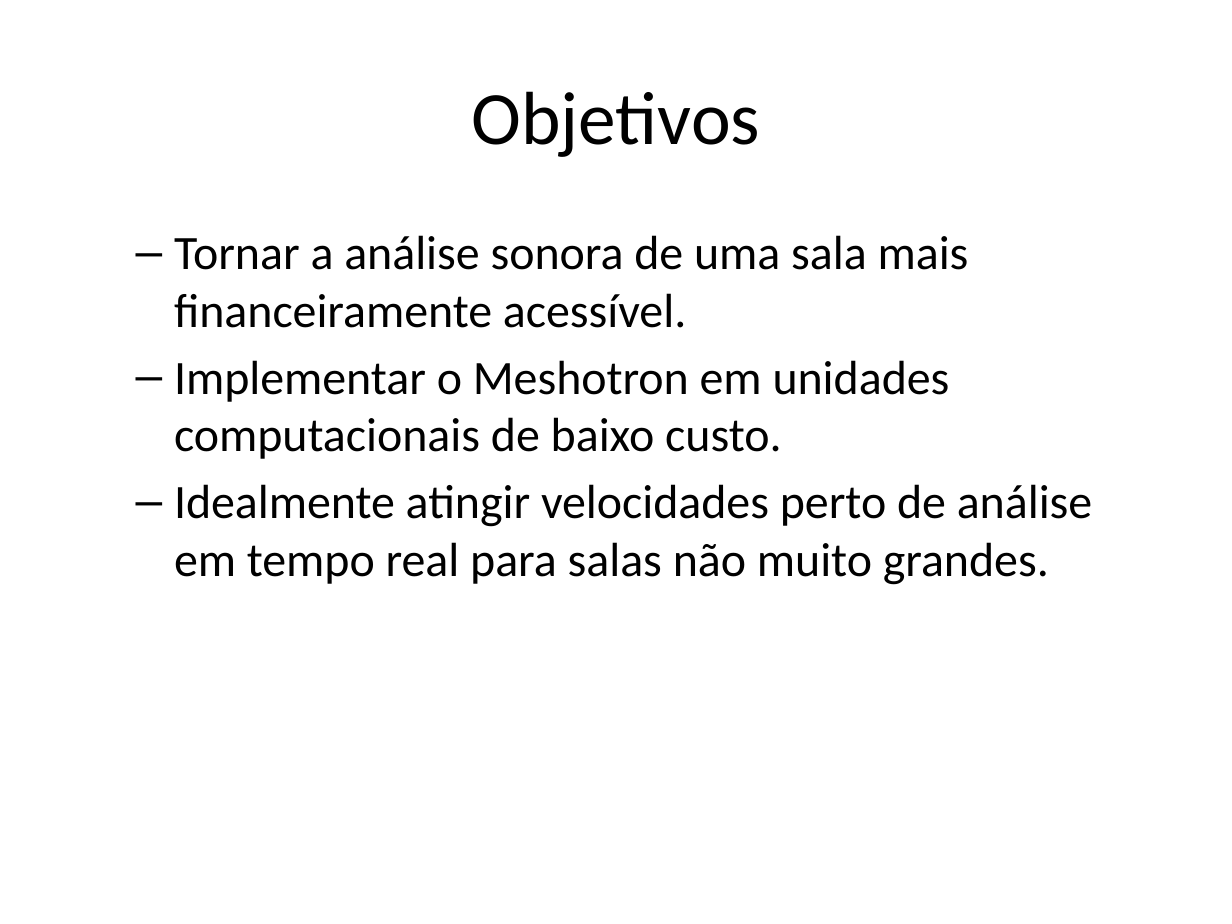
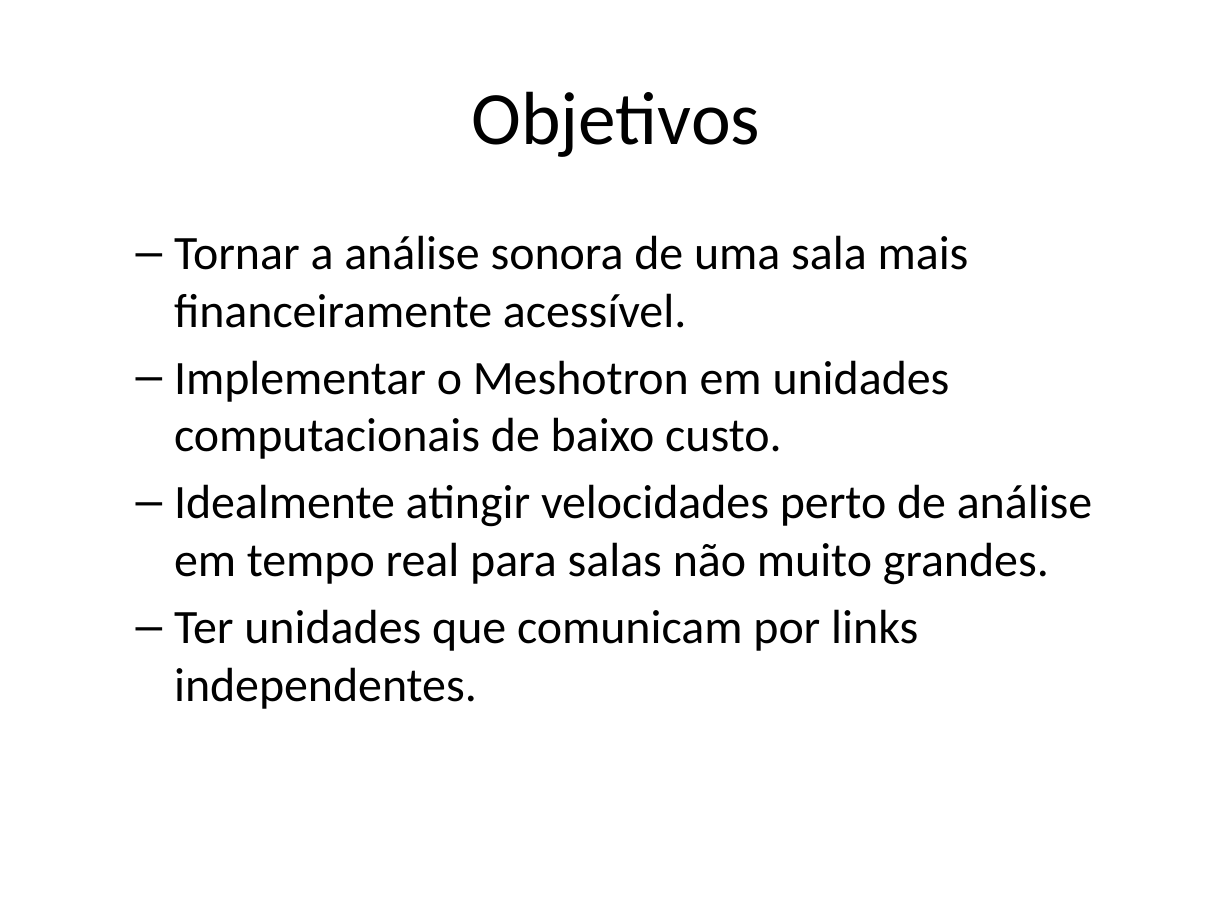
Before and after one commit to Meshotron2/comunication, a slide deck: slide 5 of m1-presentation/presentation.pptx (slide 4 before the commit). Drawn at 1232x924 pixels with LibreOffice and Linux fonts; fonts in the diff are those of the drawing. Boxes give left, top, right and bottom in pixels: in the first picture for what was removed or moved away, otherwise in the second. Text is boxed around its words. In the diff, an @@ line names an element or a change of style, - is before the commit and + after.

```diff
--- a/m1-presentation/presentation.pptx
+++ b/m1-presentation/presentation.pptx
@@ text at <box>174,609,918,709</box>: paragraph added @@
+  – Ter unidades que comunicam por links independentes.
```
Also in this commit, not shown: 4 other slides changed, 1 slide added, 3 other files.
